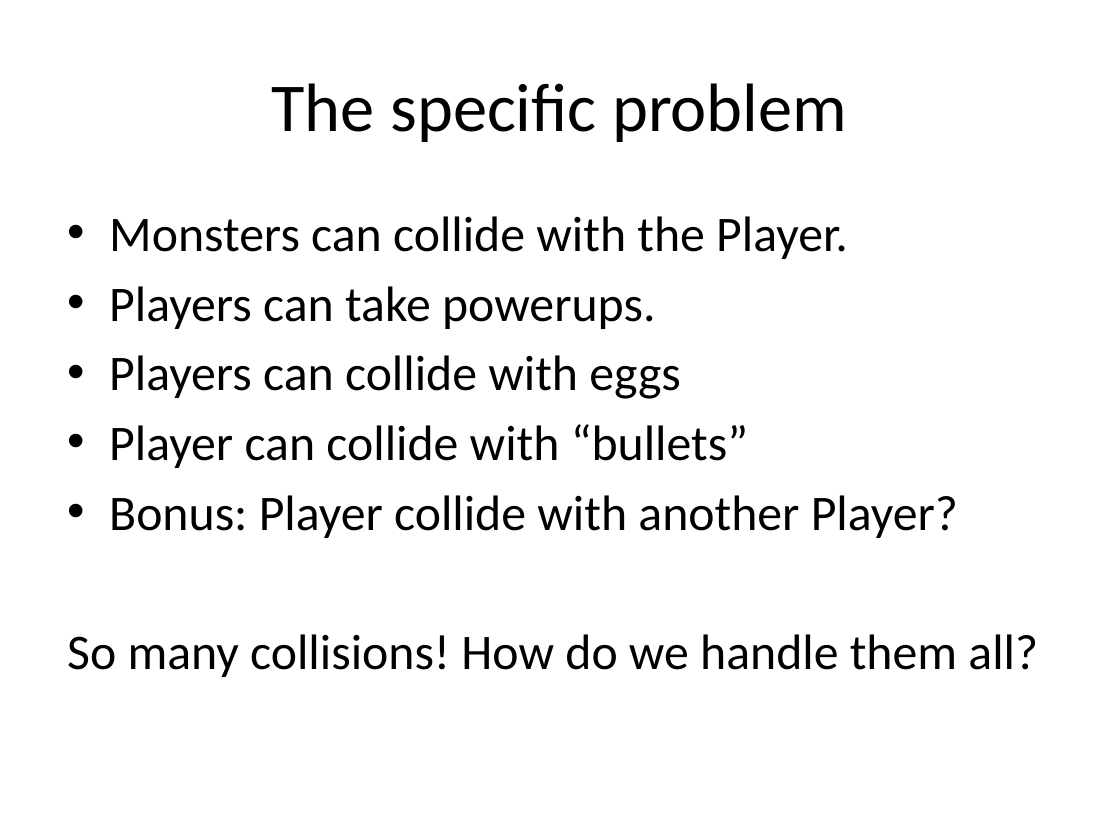
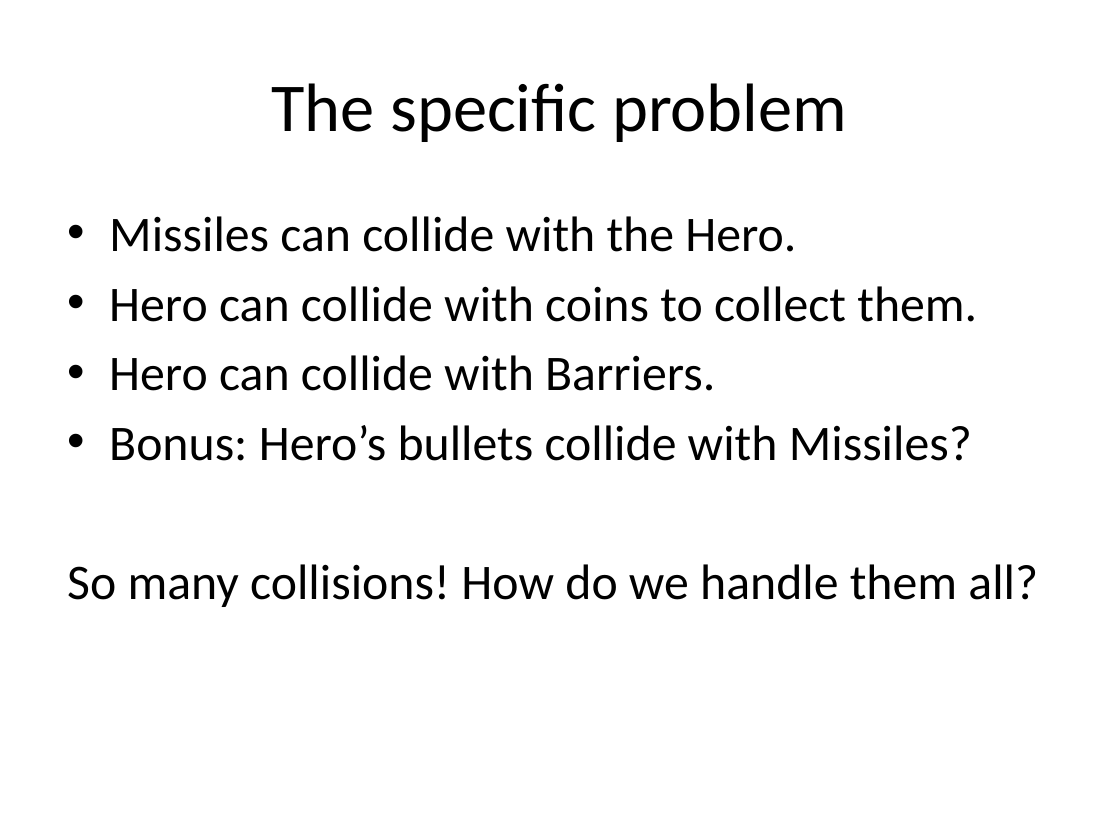
Before and after one commit to RHIT-CSSE/csse220, a slide deck: slide 2 of ClassMaterials/CollisionHandling/Slides/Part1-DesignInheritance.pptx. Drawn at 1120x840 pixels with LibreOffice and Linux fonts; fonts in the diff are those of the drawing. Boxes give left, top, right and bottom in pixels: in the first picture for what was removed or moved away, otherwise in the second. Text is boxed around its words. In the diff, an @@ line names an element or a change of style, - is before the commit and + after.

Commit message:
updating slides

```diff
--- a/ClassMaterials/CollisionHandling/Slides/Part1-DesignInheritance.pptx
+++ b/ClassMaterials/CollisionHandling/Slides/Part1-DesignInheritance.pptx
@@ text at (109,216,977,461): text changed @@
-• Monsters can collide with the Player.
-• Players can take powerups.
-• Players can collide with eggs
-• Player can collide with “bullets”
-• Bonus: Player collide with another Player?
+• Missiles can collide with the Hero.
+• Hero can collide with coins to collect them.
+• Hero can collide with Barriers.
+• Bonus: Hero’s bullets collide with Missiles?
```
Also in this commit, not shown: 4 other slides changed, 1 slide removed, 5 other files.
